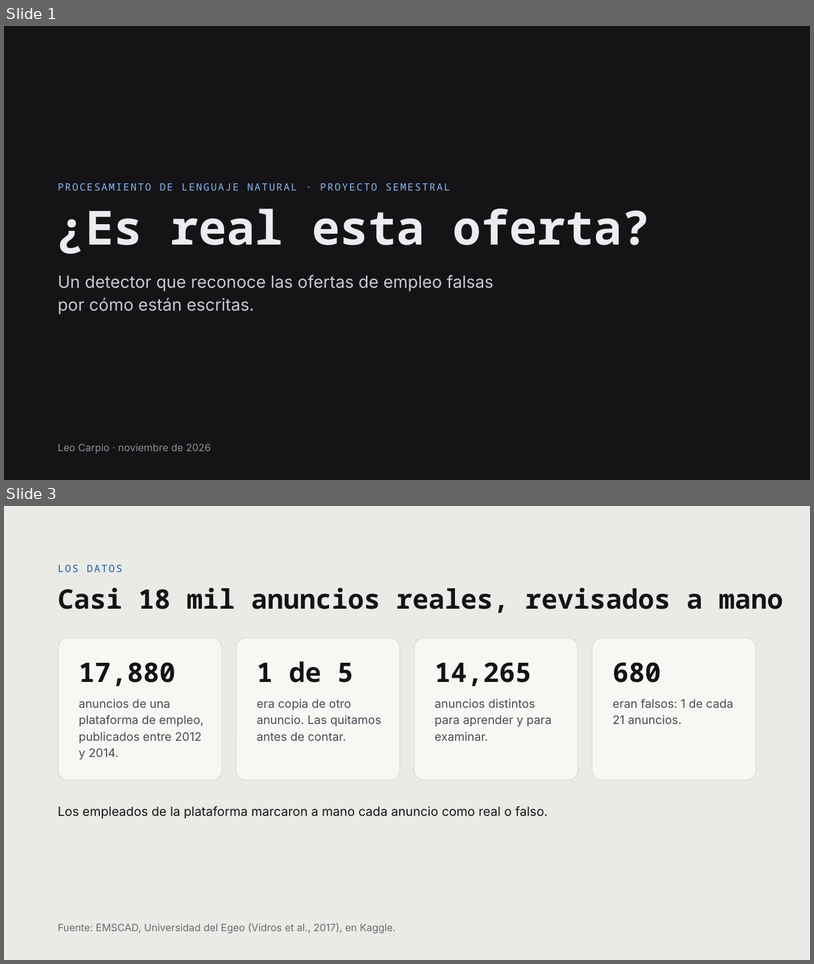
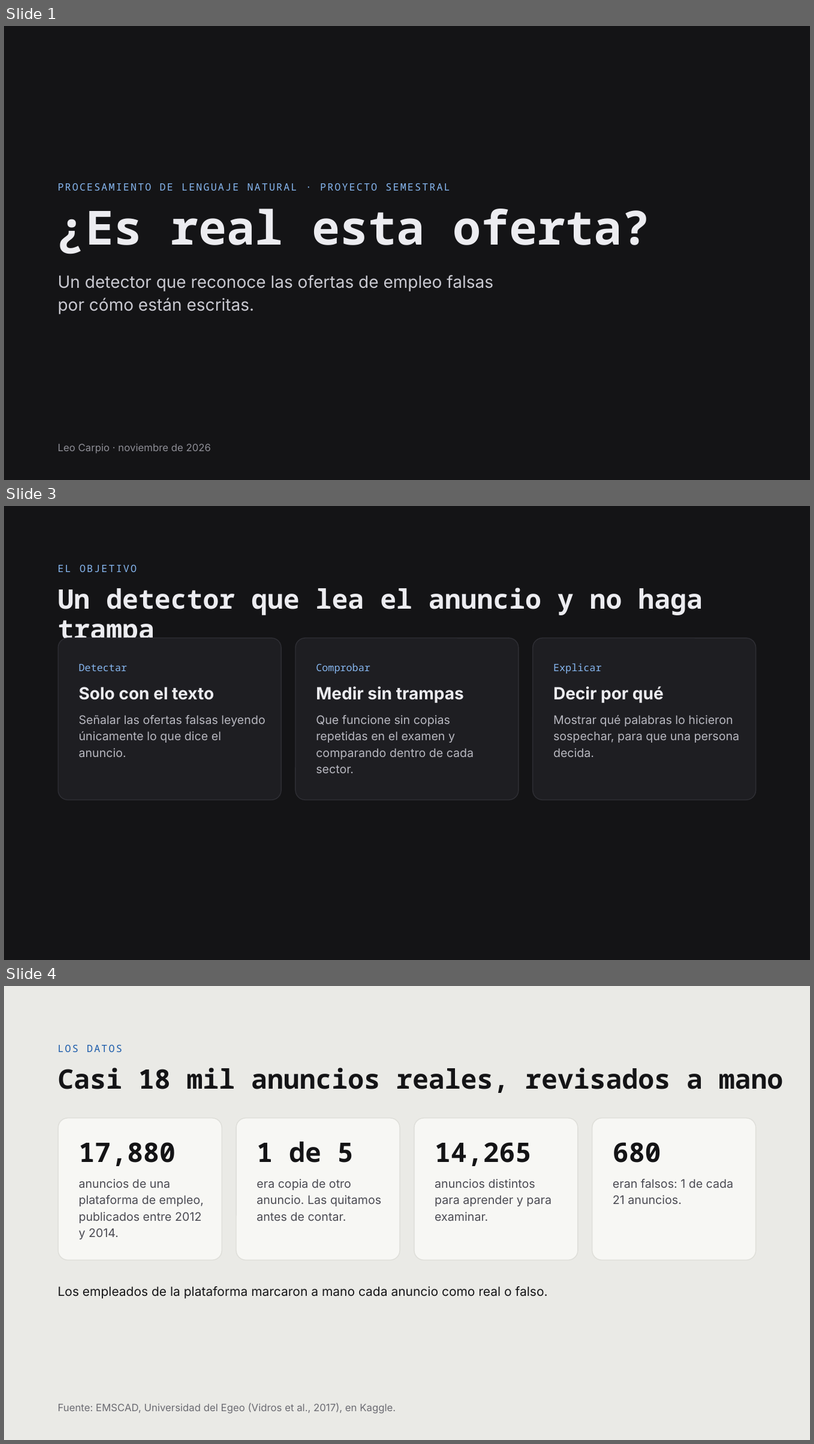
Before and after one commit to leocarpio16/fraudulent-job-postings-nlp, a slide deck: docs/presentacion.pptx. Shown one above the other, each under a label of ours: slides 1 and 3 before the commit, slides 1, 3 and 4 after it; the slides between them are not shown. The pictures are 814x964 and 814x1444 pixels, drawn with LibreOffice and Linux fonts; fonts in the diff are those of the drawing. Boxes give left, top, right and bottom in pixels: in the first picture for what was removed or moved away, otherwise in the second. Text is boxed around its words. In the diff, an @@ line names an element or a change of style, - is before the commit and + after.

```diff
--- a/docs/presentacion.pptx
+++ b/docs/presentacion.pptx
@@ slide 3 added at [4,506,810,960], background #141416 @@
@@ text added at [58,565,137,572], 12 pt, text #86B6EF @@
+EL OBJETIVO
@@ title added at [58,588,703,615], 32 pt, text #ECECF0, bold @@
+Un detector que lea el anuncio y no haga trampa
@@ rounded rectangle added at [59,638,282,799], fill #1E1E22, outline #2E2E34 1 pt @@
@@ rounded rectangle added at [296,638,519,799], fill #1E1E22, outline #2E2E34 1 pt @@
@@ rounded rectangle added at [533,638,756,799], fill #1E1E22, outline #2E2E34 1 pt @@
@@ text added at [79,664,128,671], 12 pt, text #86B6EF @@
+Detectar
@@ text added at [316,663,371,673], 12 pt, text #86B6EF @@
+Comprobar
@@ text added at [554,663,602,673], 12 pt, text #86B6EF @@
+Explicar
@@ text added at [79,687,214,700], 20 pt, text #ECECF0, bold @@
+Solo con el texto
@@ text added at [316,686,464,703], 20 pt, text #ECECF0, bold @@
+Medir sin trampas
@@ text added at [554,686,664,703], 20 pt, text #ECECF0, bold @@
+Decir por qué
@@ text added at [79,715,265,757], 14 pt, text #B8B8C0 @@
+Señalar las ofertas falsas leyendo únicamente lo que dice el anuncio.
@@ text added at [316,715,474,773], 14 pt, text #B8B8C0 @@
+Que funcione sin copias repetidas en el examen y comparando dentro de cada sector.
@@ text added at [554,715,740,757], 14 pt, text #B8B8C0 @@
+Mostrar qué palabras lo hicieron sospechar, para que una persona decida.
@@ what was slide 3 is now slide 4 @@
```
Also in this commit, not shown: 2 slides changed, 4 other slides added, 1 other file.
